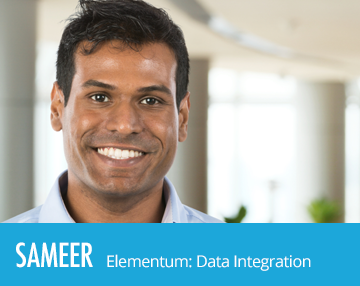
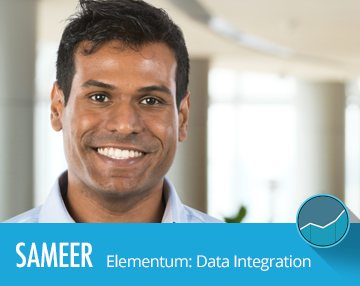
The second 360×286 image is a revision of the first. Changes to its layers:
added layer "Vector Smart Object" above "Layer 6" over [296, 194, 350, 248]
added layer "Layer 6" (multiply, 33%) above "Elementum: Data Integration" over [304, 201, 360, 282]
